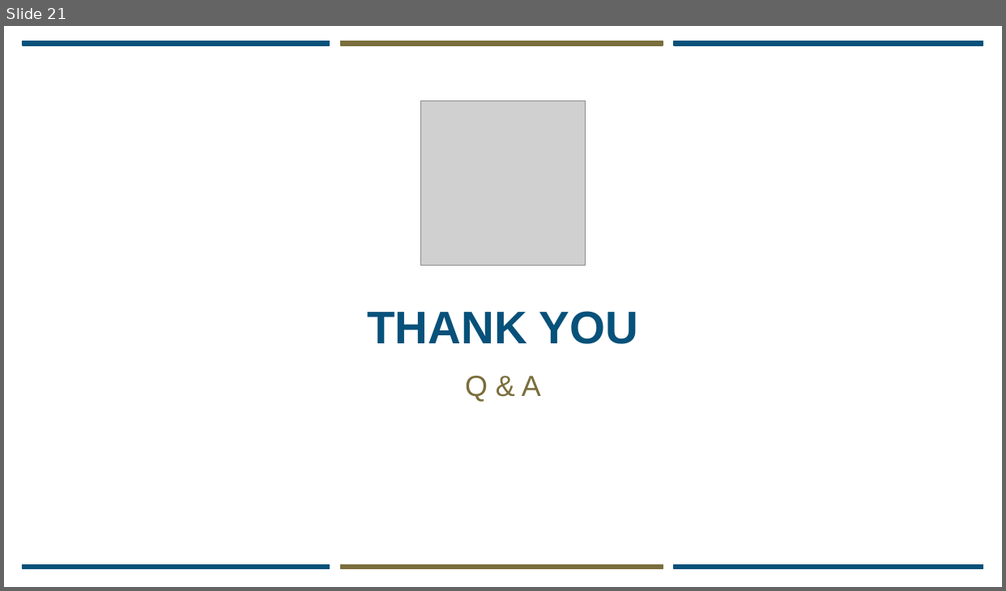
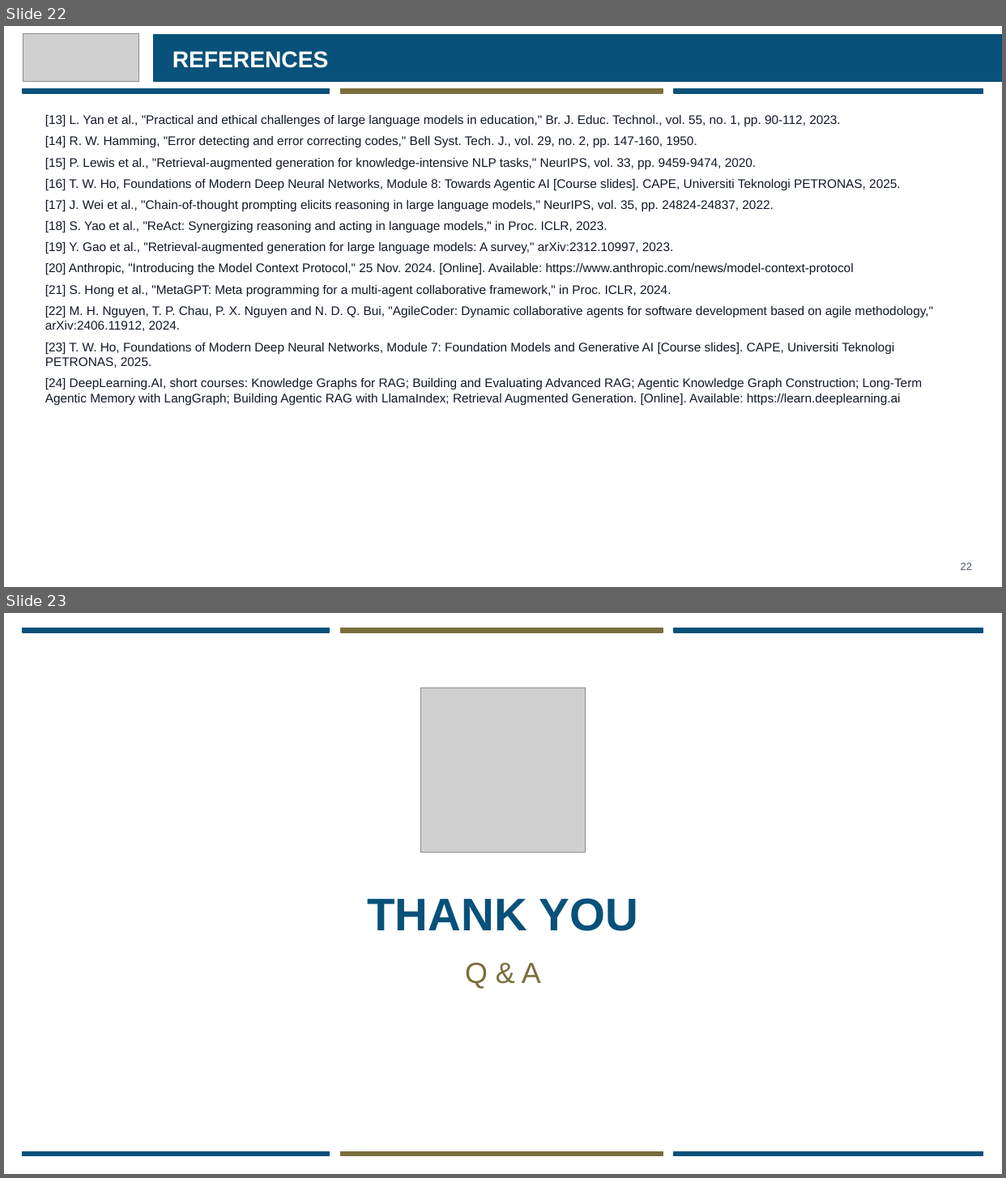
Before and after one commit to eusoffamir/Socratic-AI, a slide deck: docs/defence/Socratic AI Proposal Defence.pptx. Shown one above the other, each under a label of ours: slide 21 before the commit, slides 22 and 23 after it. The pictures are 1006x591 and 1006x1178 pixels, drawn with LibreOffice and Linux fonts; fonts in the diff are those of the drawing; grey boxes stand for pictures. Boxes give left, top, right and bottom in pixels: in the first picture for what was removed or moved away, otherwise in the second. Text is boxed around its words. In the diff, an @@ line names an element or a change of style, - is before the commit and + after.

```diff
--- a/docs/defence/Socratic AI Proposal Defence.pptx
+++ b/docs/defence/Socratic AI Proposal Defence.pptx
@@ slide 22 added at [4, 26, 1002, 587], background #FFFFFF @@
@@ picture added at [23, 33, 138, 82] @@
@@ rectangle added at [154, 35, 1002, 81], fill #07517A, outline #07517A 1 pt @@
@@ text added at [172, 51, 329, 68], 22 pt, text #FFFFFF, bold @@
+REFERENCES
@@ rectangle added at [23, 89, 330, 93], fill #07517A, outline #07517A 1 pt @@
@@ rectangle added at [341, 89, 663, 93], fill #7A6E3C, outline #7A6E3C 1 pt @@
@@ rectangle added at [674, 89, 983, 93], fill #07517A, outline #07517A 1 pt @@
@@ text added at [45, 115, 933, 405], 12 pt, text #111827 @@
+[13] L. Yan et al., "Practical and ethical challenges of large language models in education," Br. J. Educ. Technol., vol. 55, no. 1, pp. 90-112, 2023.
+[14] R. W. Hamming, "Error detecting and error correcting codes," Bell Syst. Tech. J., vol. 29, no. 2, pp. 147-160, 1950.
+[15] P. Lewis et al., "Retrieval-augmented generation for knowledge-intensive NLP tasks," NeurIPS, vol. 33, pp. 9459-9474, 2020.
+[16] T. W. Ho, Foundations of Modern Deep Neural Networks, Module 8: Towards Agentic AI [Course slides]. CAPE, Universiti Teknologi PETRONAS, 2025.
+[17] J. Wei et al., "Chain-of-thought prompting elicits reasoning in large language models," NeurIPS, vol. 35, pp. 24824-24837, 2022.
+[18] S. Yao et al., "ReAct: Synergizing reasoning and acting in language models," in Proc. ICLR, 2023.
+[19] Y. Gao et al., "Retrieval-augmented generation for large language models: A survey," arXiv:2312.10997, 2023.
+[20] Anthropic, "Introducing the Model Context Protocol," 25 Nov. 2024. [Online]. Available: https://www.anthropic.com/news/model-context-protocol
+[21] S. Hong et al., "MetaGPT: Meta programming for a multi-agent collaborative framework," in Proc. ICLR, 2024.
+[22] M. H. Nguyen, T. P. Chau, P. X. Nguyen and N. D. Q. Bui, "AgileCoder: Dynamic collaborative agents for software development based on agile methodology," arXiv:2406.11912, 2024.
+[23] T. W. Ho, Foundations of Modern Deep Neural Networks, Module 7: Foundation Models and Generative AI [Course slides]. CAPE, Universiti Teknologi PETRONAS, 2025.
+[24] DeepLearning.AI, short courses: Knowledge Graphs for RAG; Building and Evaluating Advanced RAG; Agentic Knowledge Graph Construction; Long-Term Agentic Memory with LangGraph; Building Agentic RAG with LlamaIndex; Retrieval Augmented Generation. [Online]. Available: https://learn.deeplearning.ai
@@ text added at [961, 563, 972, 570], 10 pt, text #4B5563 @@
+22
@@ what was slide 21 is now slide 23 @@
```
Also in this commit, not shown: 15 slides changed, 1 other slide added, 1 other file.
